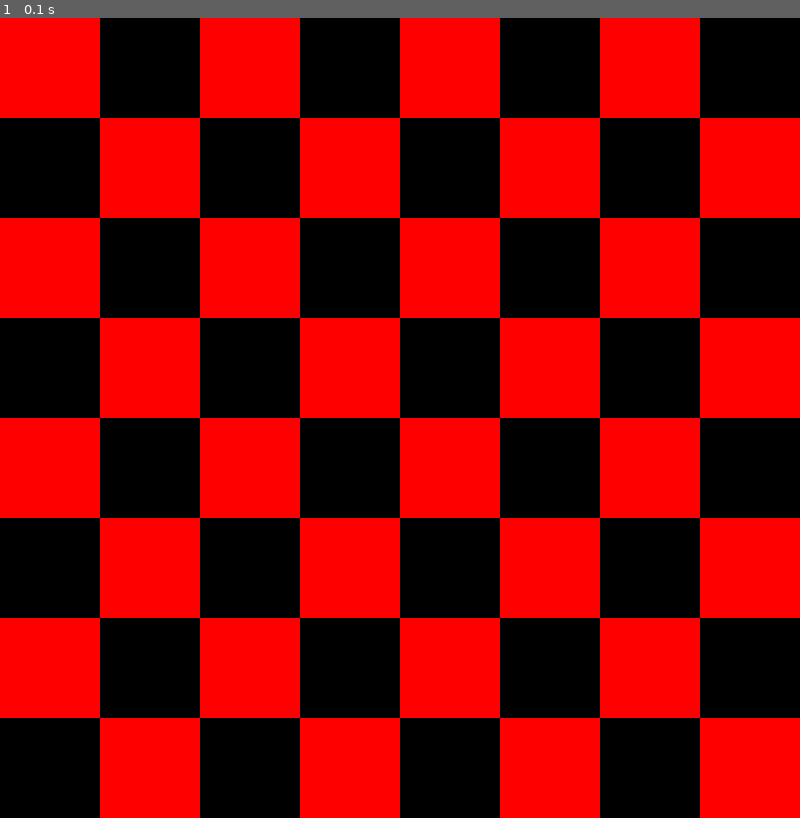
Above: before the commit, frame 1.
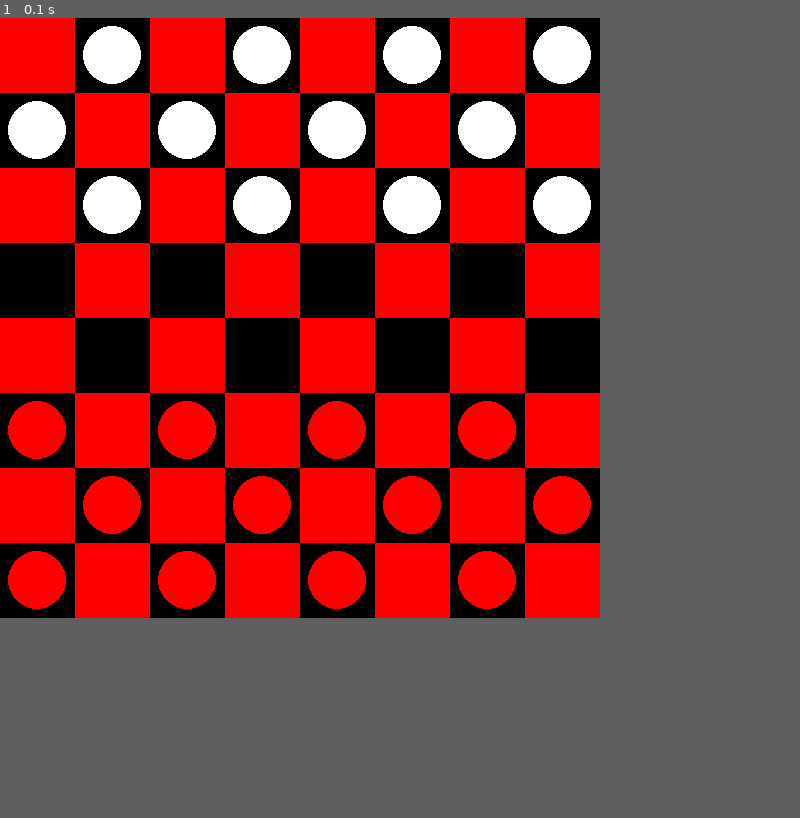
Above: after the commit, the same moment.

Repository: AmirAbaskohi/Checkers-using-pygame
Game: pygame game, started from main.py
Two runs of this game, one before a commit and one after it. Both use one fixed random seed, a clock stepped at 60 frames per second and the inputs below.
Inputs:
- Up to frame 1 (0.1 s): no input
In our replay, the window is 800x800 before the commit and 600x600 after it. These sizes can differ from the game's own. Grey fills any space a smaller window leaves; there, only what the larger window draws over its background counts as a difference.

The runs differ from the first frame. In frame 1, 52% of the frame differs, in the area x 0-100%, y 0-100%.

Commit message:
Adding drawing pieces

Diff:
--- a/checkers/board.py
+++ b/checkers/board.py
@@ -1,5 +1,6 @@
 import pygame
-from .constants import BLACK, ROWS, RED, SQUARE_SIZE
+from .constants import BLACK, ROWS, COLS, RED, SQUARE_SIZE, WHITE
+from .pieces import Piece
 
 class Board:
 
@@ -8,6 +9,7 @@
 		self.selectedPiece = None
 		self.redLeft = self.whiteLeft = 12
 		self.redKings = self.whiteKings = 0
+		self.createBoard()
 
 	def drawCubes(self, win):
 		win.fill(BLACK)
@@ -16,4 +18,23 @@
 				pygame.draw.rect(win, RED, (row*SQUARE_SIZE, col*SQUARE_SIZE, SQUARE_SIZE, SQUARE_SIZE))
 
 	def createBoard(self):
-		pass
+		for row in range(ROWS):
+			self.board.append([])
+			for col in range(COLS):
+				if col % 2 == ((row + 1) % 2):
+					if row < 3:
+						self.board[row].append(Piece(row, col, WHITE))
+					elif row > 4:
+						self.board[row].append(Piece(row, col, RED))
+					else:
+						self.board[row].append(0)
+				else:
+					self.board[row].append(0)
+
+	def draw(self, win):
+		self.drawCubes(win)
+		for row in range(ROWS):
+			for col in range(COLS):
+				piece = self.board[row][col]
+				if piece != 0:
+					piece.draw(win)
--- a/checkers/constants.py
+++ b/checkers/constants.py
@@ -1,6 +1,6 @@
 import pygame
 
-WIDTH, HEIGHT = 800, 800
+WIDTH, HEIGHT = 600, 600
 ROWS, COLS = 8, 8
 SQUARE_SIZE = WIDTH//COLS
 
--- a/checkers/pieces.py
+++ b/checkers/pieces.py
@@ -1,6 +1,7 @@
-from .constants import RED, WHITE, SQURE_SIZE, GREY
+import pygame
+from .constants import RED, WHITE, SQUARE_SIZE, GREY
 
-def Piece:
+class Piece:
 
 	PADDING = 10
 	OUTLINE = 2
@@ -19,16 +20,16 @@
 		self.calPos()
 
 	def calPos(self):
-		self.x = SQURE_SIZE * self.col + SQURE_SIZE // 2
-		self.y = SQURE_SIZE * self.row + SQURE_SIZE // 2
+		self.x = SQUARE_SIZE * self.col + SQUARE_SIZE // 2
+		self.y = SQUARE_SIZE * self.row + SQUARE_SIZE // 2
 
 	def make_king(self):
 		self.king = True
 
 	def draw(self, win):
-		radius = SQURE_SIZE//2 -self.PADDING
-		pygame.draw.circle(win, GREY, (self.x, self.y), radius + self.OUTLINE)
-		pygame.draw.circle(win, GREY, (self.x, self.y), radius)
+		radius = SQUARE_SIZE//2 -self.PADDING
+		pygame.draw.circle(win, self.color, (self.x, self.y), radius + self.OUTLINE)
+		pygame.draw.circle(win, self.color, (self.x, self.y), radius)
 
 	def __repr__(self):
 		return str(self.color)
--- a/main.py
+++ b/main.py
@@ -22,7 +22,7 @@
 			if event.type == pygame.MOUSEBUTTONDOWN:
 				pass
 
-		board.drawCubes(WIN)
+		board.draw(WIN)
 		pygame.display.update()
 
 	pygame.quit()
